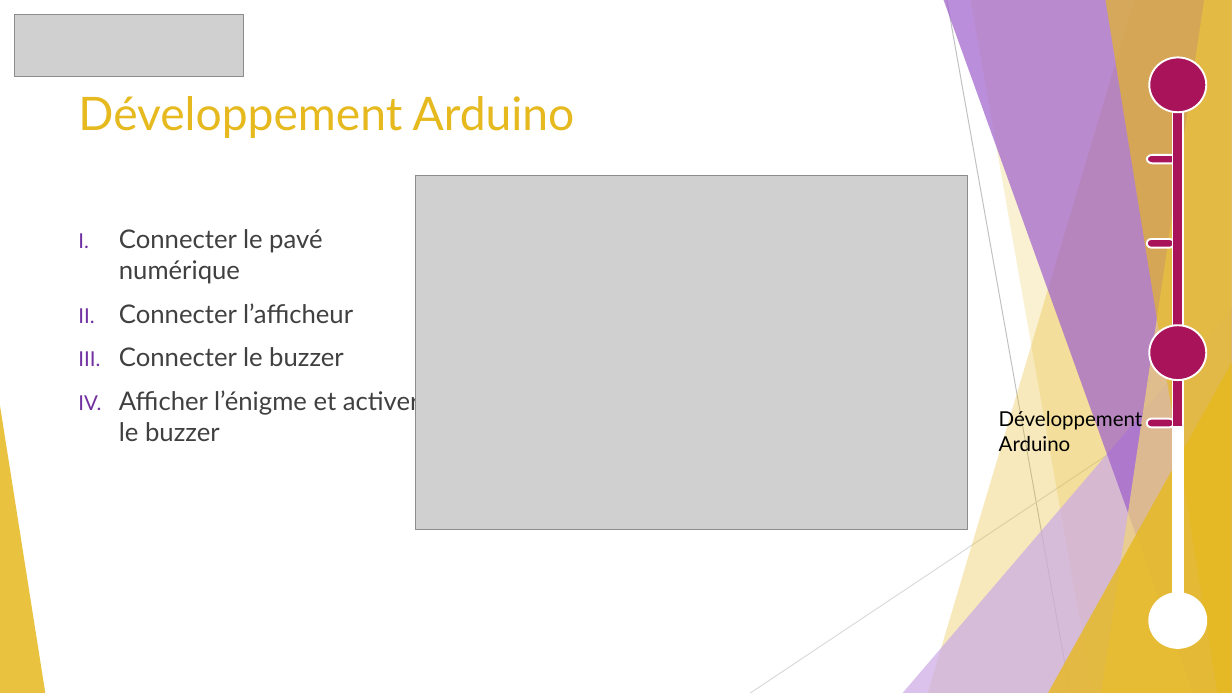
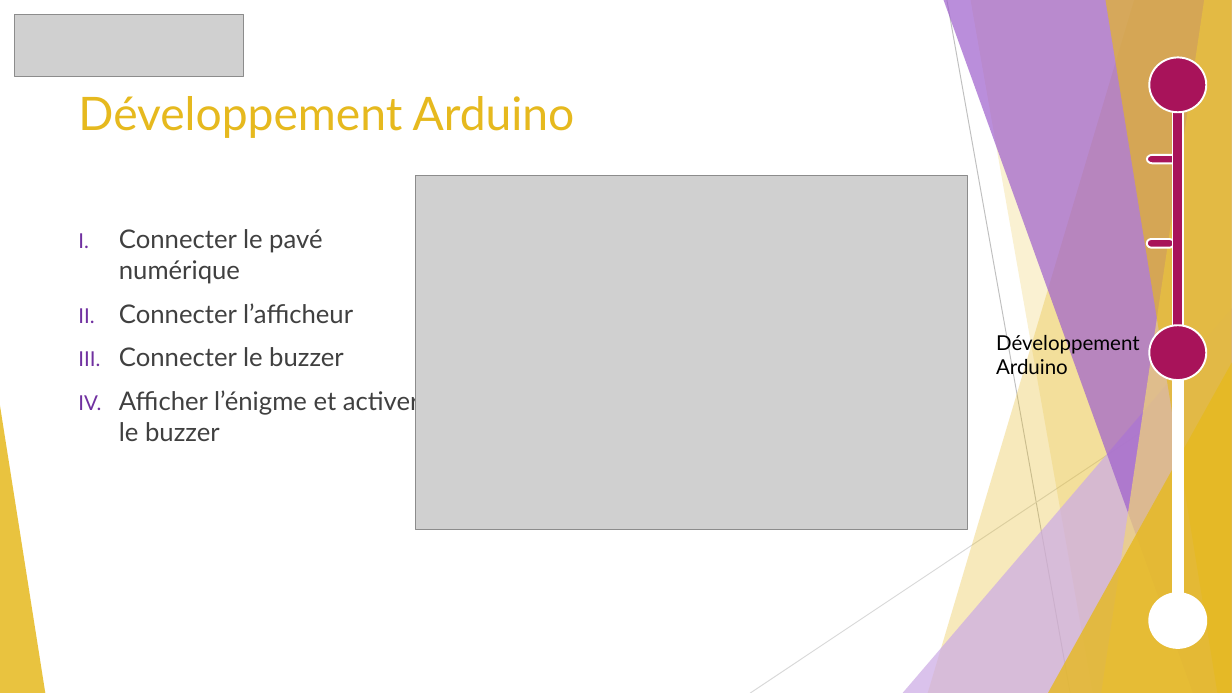
Before and after one commit to GuiguiMvn/Systeme-Escape-Game-Telethon, a slide deck: slide 6 of Cyril/Projet Théléton.pptx. Drawn at 1232x693 pixels with LibreOffice and Linux fonts; fonts in the diff are those of the drawing; grey boxes stand for pictures. Boxes give left, top, right and bottom in pixels: in the first picture for what was removed or moved away, otherwise in the second. Text is boxed around its words. In the diff, an @@ line names an element or a change of style, - is before the commit and + after.

```diff
--- a/Cyril/Projet Théléton.pptx
+++ b/Cyril/Projet Théléton.pptx
@@ rectangle: place and size @@
-rectangle at (1173, 98, 1183, 427)
+rectangle at (1173, 98, 1183, 369)
@@ text "Développement Arduino": place and size @@
-text "Développement Arduino" at (999, 408, 1143, 454)
+text "Développement Arduino" at (996, 332, 1140, 380)
@@ pill shape removed at (1147, 419, 1174, 427) @@
```
Also in this commit, not shown: 4 other slides changed, 1 slide added, 1 slide removed.
